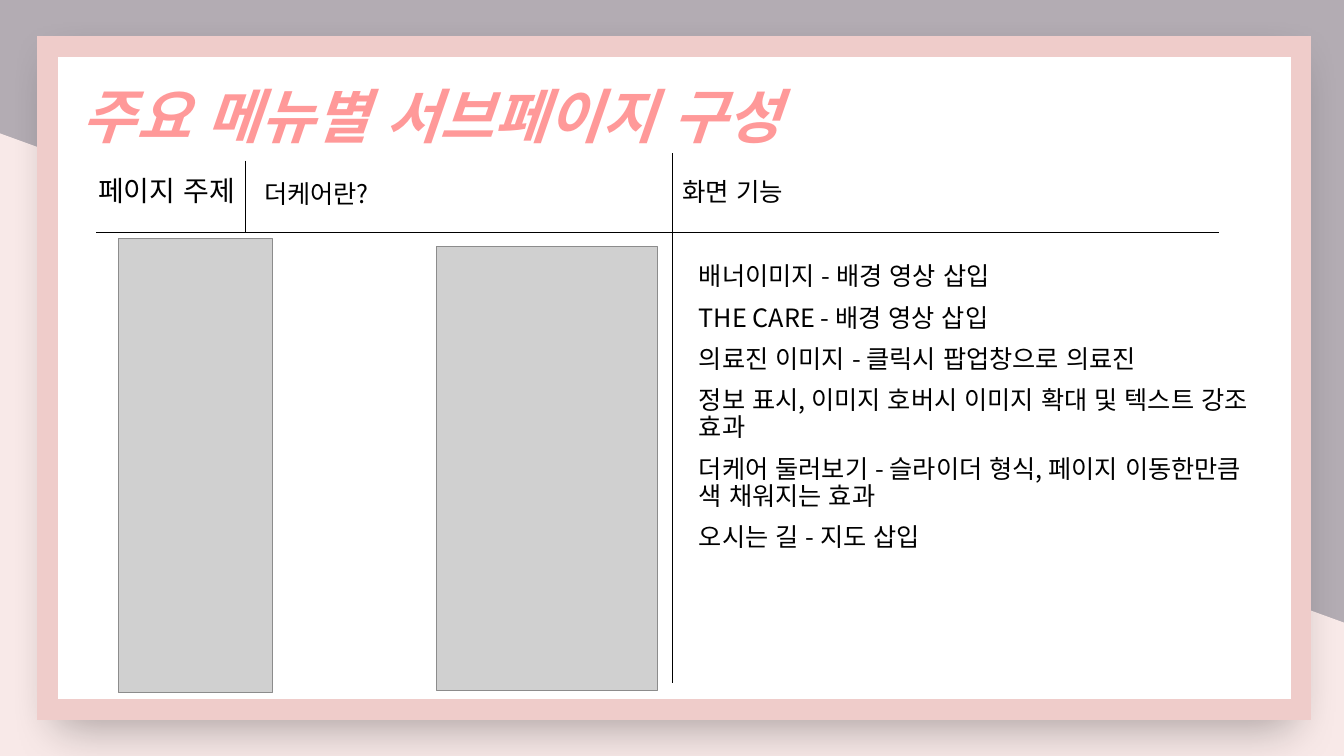
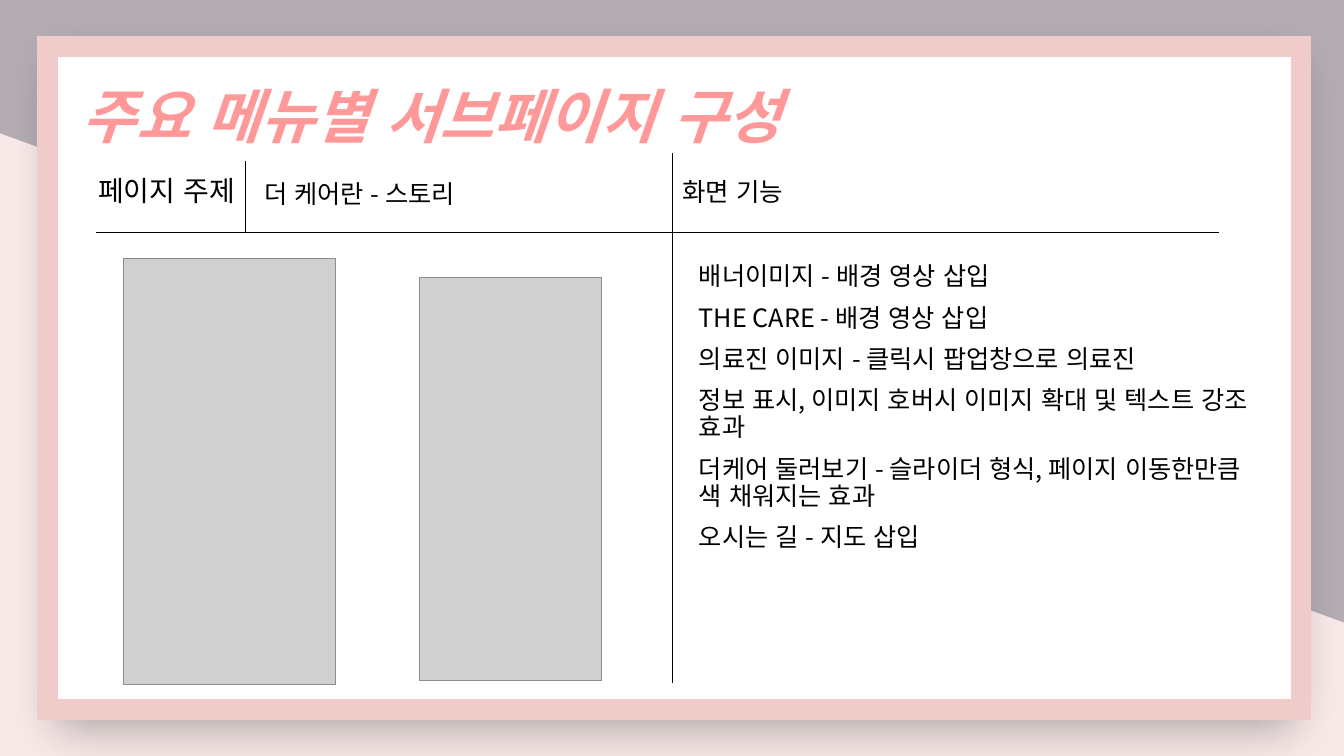
Before and after one commit to nimi2838/thecare, a slide deck: slide 12 of 졸작 기획서.pptx. Drawn at 1344x756 pixels with LibreOffice and Linux fonts; fonts in the diff are those of the drawing; grey boxes stand for pictures. Boxes give left, top, right and bottom in pixels: in the first picture for what was removed or moved away, otherwise in the second. Text is boxed around its words. In the diff, an @@ line names an element or a change of style, - is before the commit and + after.

```diff
--- a/졸작 기획서.pptx
+++ b/졸작 기획서.pptx
@@ text at [264, 182, 455, 205]: text changed @@
-더케어란?
+더 케어란 - 스토리
@@ picture: place and size @@
-picture at [119, 239, 273, 694]
+picture at [123, 258, 336, 685]
@@ picture: place and size @@
-picture at [437, 246, 657, 691]
+picture at [419, 278, 602, 681]
```
Also in this commit, not shown: 14 other slides changed, 1 slide added, 1 other file.
